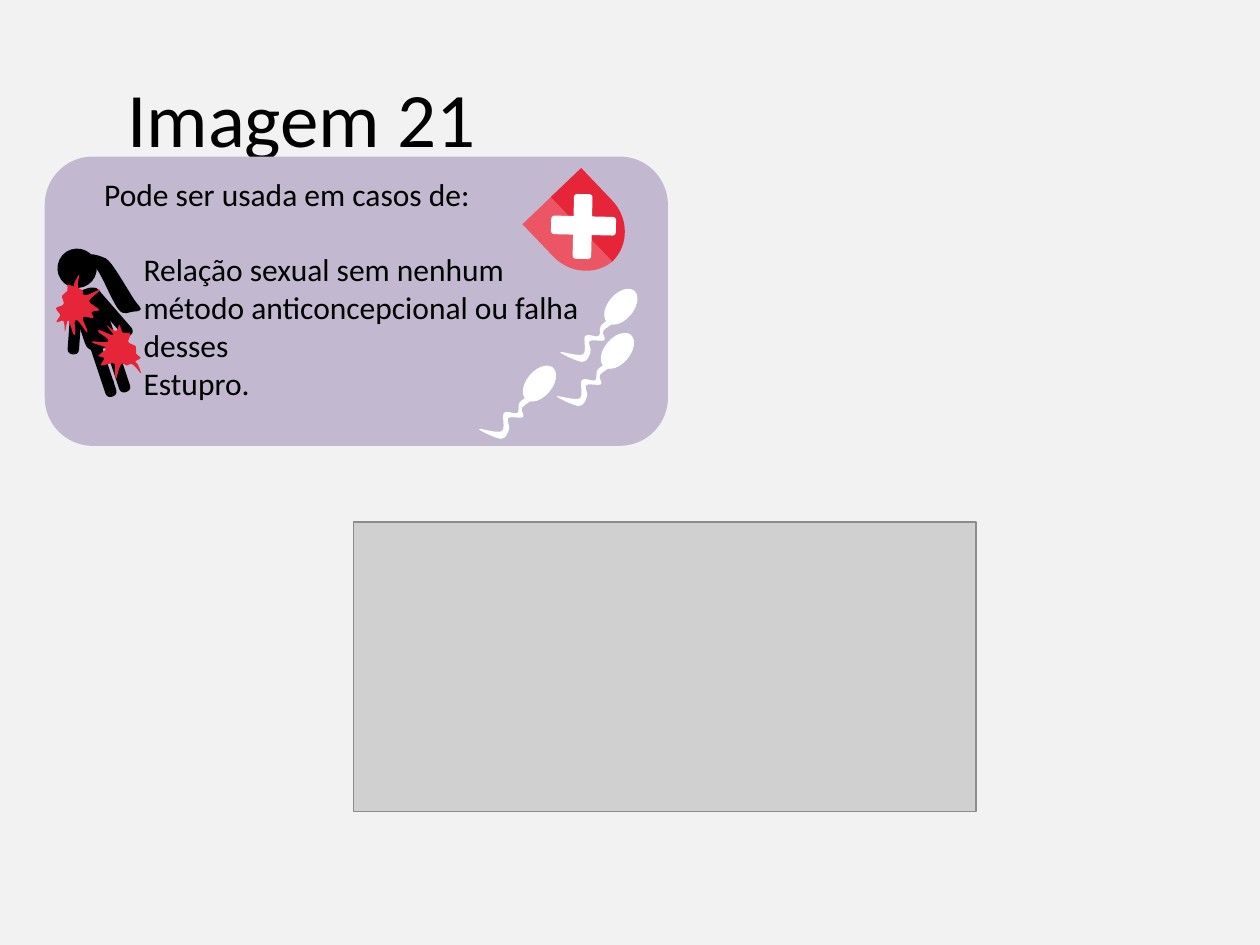
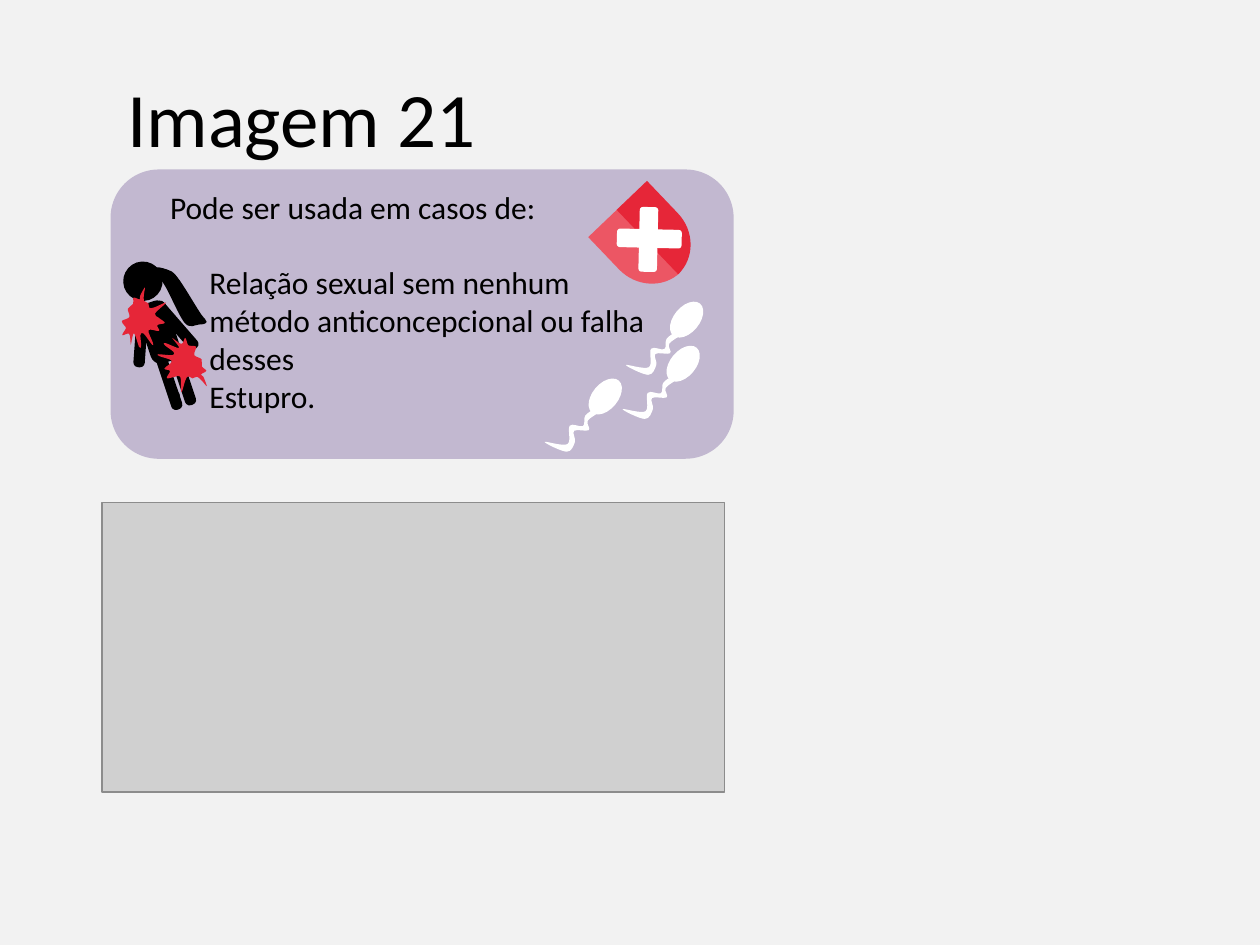
Before and after one commit to gustavogitzel/Discussex, a slide deck: slide 19 of Rascunhos/Imagens PrevContracep.pptx (slide 15 before the commit). Drawn at 1260x945 pixels with LibreOffice and Linux fonts; fonts in the diff are those of the drawing; grey boxes stand for pictures. Boxes give left, top, right and bottom in pixels: in the first picture for what was removed or moved away, otherwise in the second. Text is boxed around its words. In the diff, an @@ line names an element or a change of style, - is before the commit and + after.

```diff
--- a/Rascunhos/Imagens PrevContracep.pptx
+++ b/Rascunhos/Imagens PrevContracep.pptx
@@ 8 rounded rectangles, 5 freeform shapes, 1 ellipse: place and size @@
-8 rounded rectangles, 5 freeform shapes, 1 ellipse at box(45, 156, 669, 446)
+8 rounded rectangles, 5 freeform shapes, 1 ellipse at box(111, 169, 735, 459)
@@ 3 freeform shapes, 3 ellipses, 1 text: place and size @@
-3 freeform shapes, 3 ellipses, 1 text at box(42, 184, 644, 447)
+3 freeform shapes, 3 ellipses, 1 text at box(107, 197, 710, 460)
@@ picture: place and size @@
-picture at box(354, 522, 976, 811)
+picture at box(102, 503, 724, 793)
```
Also in this commit, not shown: 14 other slides changed, 4 slides added.
